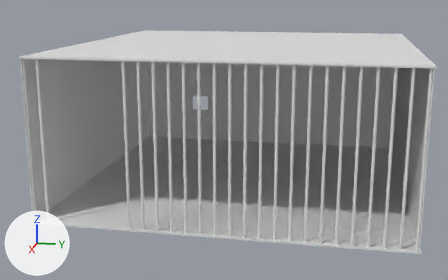
An edit to the OBJ model Assets/3D Models/cell w hole.obj, drawn before and after from the same camera.
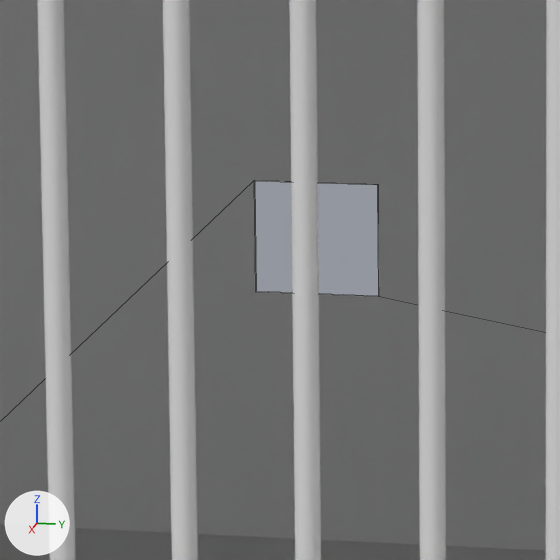
Each version is shown whole from a camera (50 mm lens) standing at (7.97, -10.89, 4.01) and looking at (-1.77, -12.84, 1.57), then close up on the part from 36% to 51% of the width and 26% to 51% of the height. Every picture has the same lights, and +X, +Y and +Z are marked at lower left. The first two pictures are the older version. The close-ups show mesh edges as thin lines. Where no turn or scale is listed for an object, it has been applied to the vertices.

The scene before the commit, as lines of its bpy script (objects in view):
```python
me_cylinder = bpy.data.meshes.new('Cylinder')
me_cylinder.from_pydata(...)  # 1980 vertices, 1034 faces; spans x 0.65..0.69, y -14.99..-9.95, z 0.91..3.15
me_plane_007 = bpy.data.meshes.new('Plane.007')
me_plane_007.from_pydata(...)  # a box spanning x -4.35..0.72, y -14.99..-9.93, z 0.9..0.93
me_plane_010 = bpy.data.meshes.new('Plane.010')
me_plane_010.from_pydata(...)  # 20 vertices, 14 faces; spans x -4.34..-4.32, y -14.98..-9.94, z 0.91..3.15
ob_cylinder = bpy.data.objects.new('Cylinder', me_cylinder)
ob_cylinder.location = (0.0, 0.0, 0.0)
ob_plane_007 = bpy.data.objects.new('Plane.007', me_plane_007)
ob_plane_007.location = (0.0, 0.0, 0.0)
ob_plane_010 = bpy.data.objects.new('Plane.010', me_plane_010)
ob_plane_010.location = (0.0, 0.0, 0.0)
```
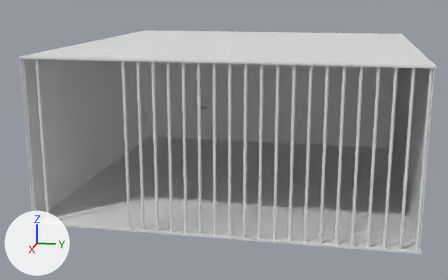
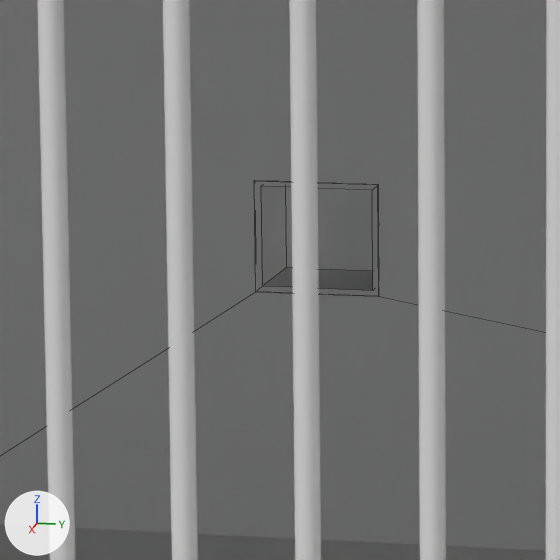
Boxes (x1, y1, x2, y2) around the edits, measured in the close-ups (560 x 560 px; the box of a moved part takes in the faces that stretch with it):
```json
{"object": "Cube.001", "change": "added", "after": [255, 181, 379, 296]}
{"part": 1, "of": "me_plane_010", "change": "moved or reshaped", "before": [0, 178, 383, 459], "after": [0, 178, 383, 459]}
```

Edits to the scene script, one JSON object a line:
```json
{"block": "me_plane_010", "where": "# used by ob_plane_010; location = (0.0, 0.0, 0.0)"}
{"op": "remove", "block": "me_plane_010", "code": "me_plane_010.from_pydata(...)  # 20 vertices, 14 faces; spans x -4.34..-4.32, y -14.98..-9.94, z 0.91..3.15"}
{"op": "add", "block": "me_plane_010", "code": "me_plane_010.from_pydata(...)  # 21 vertices, 14 faces; spans x -4.34..-4.32, y -14.98..-9.94, z 0.91..3.15"}
{"block": "me_plane_010", "change": "me_plane_010 part 1"}
{"block": "me_plane_010", "change": "5 faces are deleted"}
{"block": "me_plane_010", "change": "1 vertex is added at (-4.33, -13.69, 1.75)"}
{"block": "me_plane_010", "change": "5 new faces join them"}
{"op": "add", "block": "me_cube_001", "code": ["me_cube_001 = bpy.data.meshes.new('Cube.001')", "me_cube_001.from_pydata([(-4.591, -13.987, 1.574), (-4.591, -13.987, 1.828), (-4.591, -13.703, 1.574), (-4.591, -13.703, 1.828), (-4.648, -14.004, 1.559), (-4.648, -14.004, 1.843), (-4.648, -13.687, 1.559), (-4.648, -13.687, 1.843), (-4.331, -14.004, 1.559), (-4.331, -14.004, 1.843), (-4.331, -13.687, 1.559), (-4.331, -13.687, 1.843), (-4.331, -13.703, 1.574), (-4.331, -13.703, 1.828), (-4.331, -13.987, 1.828), (-4.331, -13.987, 1.574)], [], [(0, 2, 3, 1), (2, 12, 13, 3), (2, 0, 15, 12), (4, 5, 7, 6), (6, 7, 11, 10), (10, 11, 13, 12, 15, 8), (8, 9, 5, 4), (6, 10, 8, 4), (11, 7, 5, 9), (8, 15, 14, 13, 11, 9), (15, 0, 1, 14), (14, 1, 3, 13)])"]}
{"op": "add", "block": "ob_cube_001", "code": ["ob_cube_001 = bpy.data.objects.new('Cube.001', me_cube_001)", "ob_cube_001.location = (0.0, 0.0, 0.0)"]}
```
